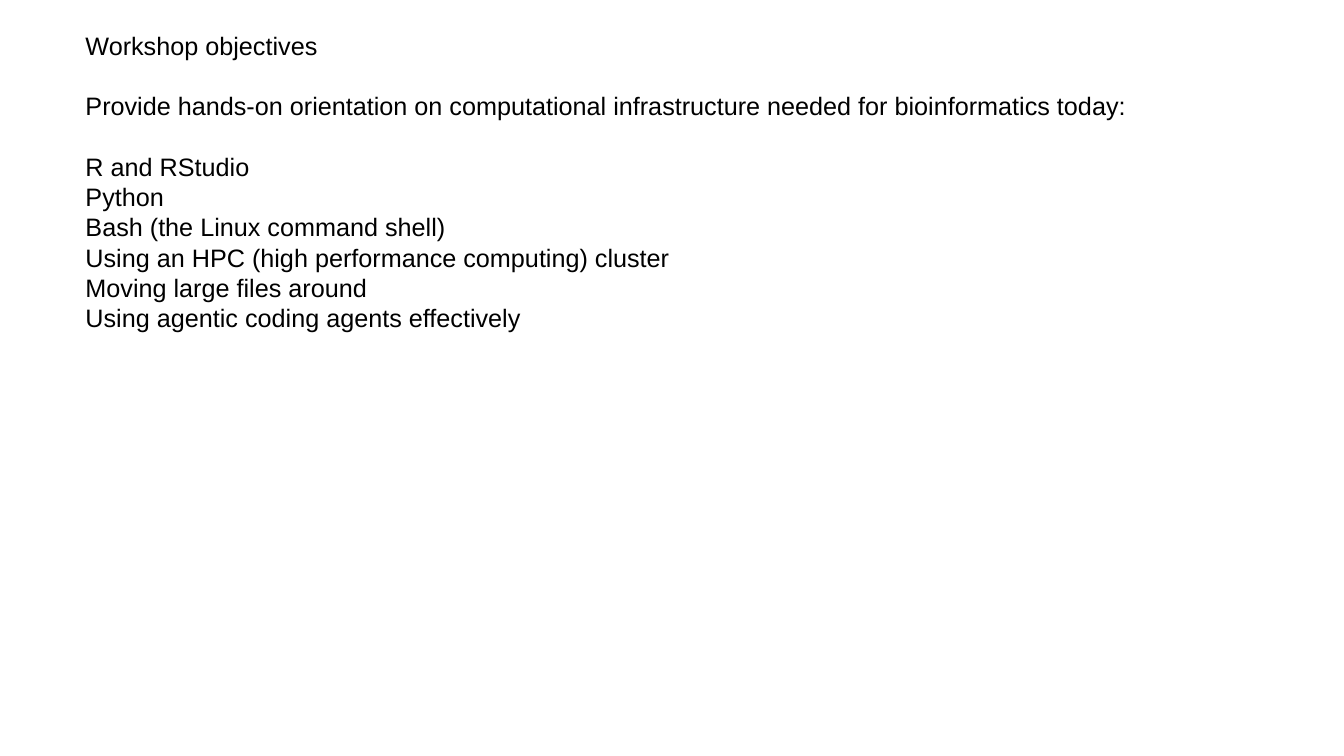
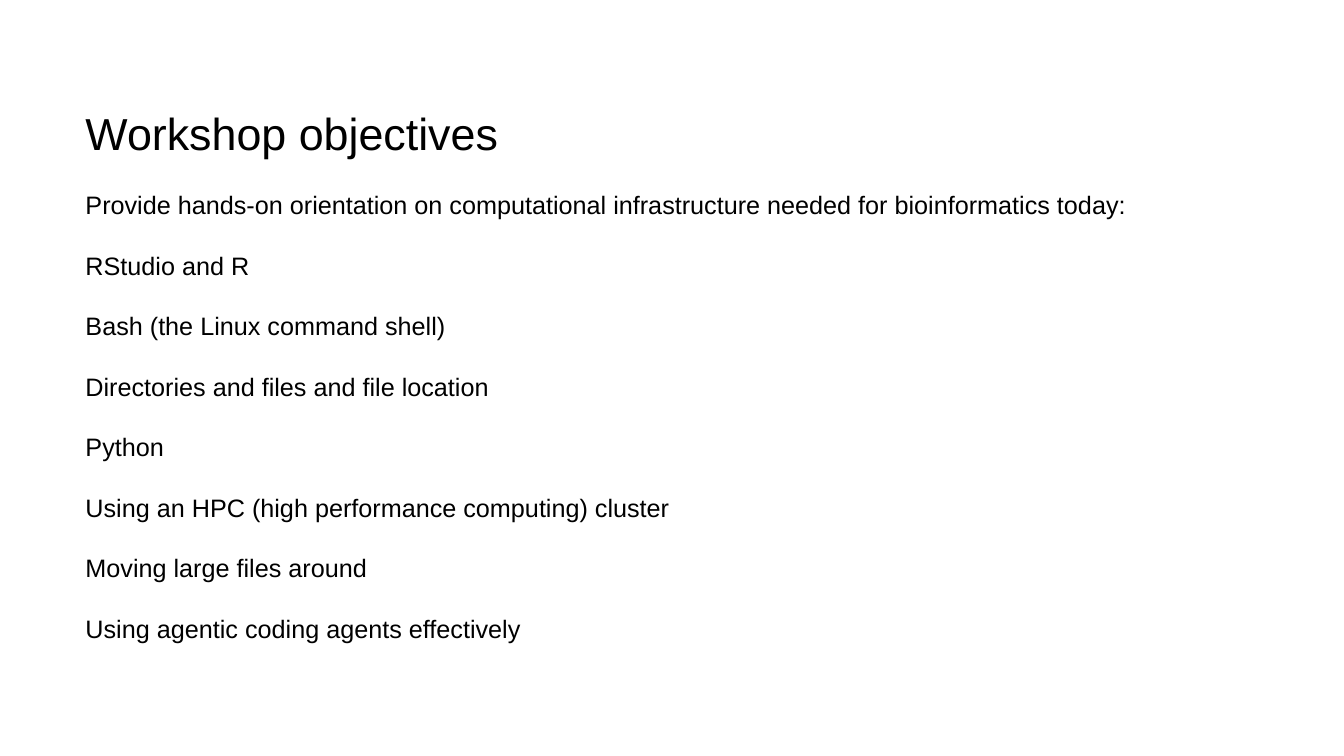
Before and after one commit to steverozen/workshops2026aug, a slide deck: slide 2 of slides/monday_morning/Steve_Rozen_bioinformatics-on-ramp_2026_08_03.pptx. Drawn at 1344x756 pixels with LibreOffice and Linux fonts; fonts in the diff are those of the drawing. Boxes give left, top, right and bottom in pixels: in the first picture for what was removed or moved away, otherwise in the second. Text is boxed around its words. In the diff, an @@ line names an element or a change of style, - is before the commit and + after.

```diff
--- a/slides/monday_morning/Steve_Rozen_bioinformatics-on-ramp_2026_08_03.pptx
+++ b/slides/monday_morning/Steve_Rozen_bioinformatics-on-ramp_2026_08_03.pptx
@@ text "Workshop objectives": place and size @@
-text "Workshop objectives" at (85,36,1126,333)
+text "Workshop objectives" at (85,117,1126,643)
@@ text at (85,117,498,159): size 18 to 32 pt in "Workshop objectives" @@
@@ text at (85,217,445,242): paragraph removed @@
-Bash (the Linux command shell)
@@ text at (85,256,489,397): text changed @@
-R and RStudio
+RStudio and R
+Bash (the Linux command shell)
+Directories and files and file location
```
Also in this commit, not shown: 4 other slides changed, 20 slides added, 3 slides removed, 1 other file.
